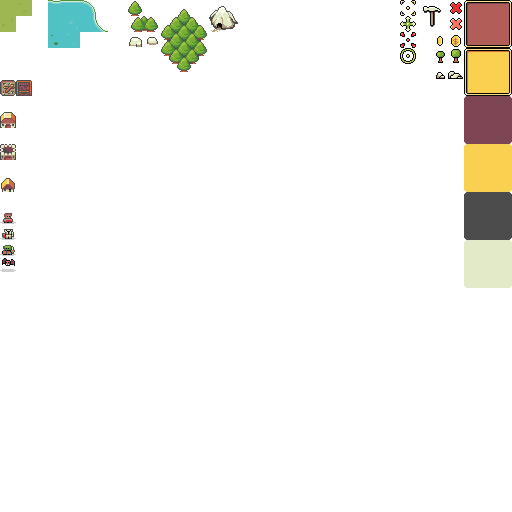
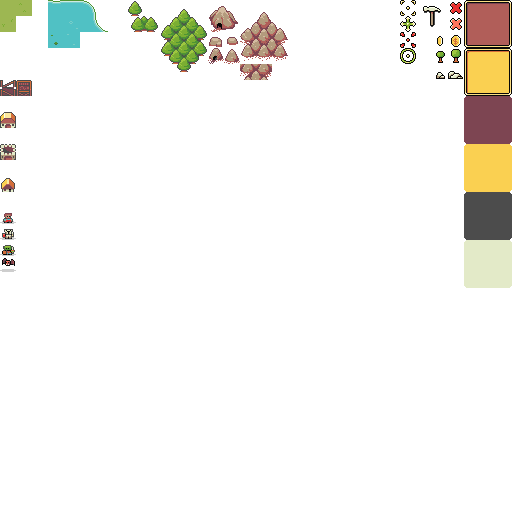
Layer changes from the first 512×512 image to the second:
removed layer "rocks" from group "tiles" over [129, 37, 158, 47]
moved "mine" above "houses", painted on it over [208, 6, 288, 80]
painted on "houses" over [0, 80, 31, 96]
